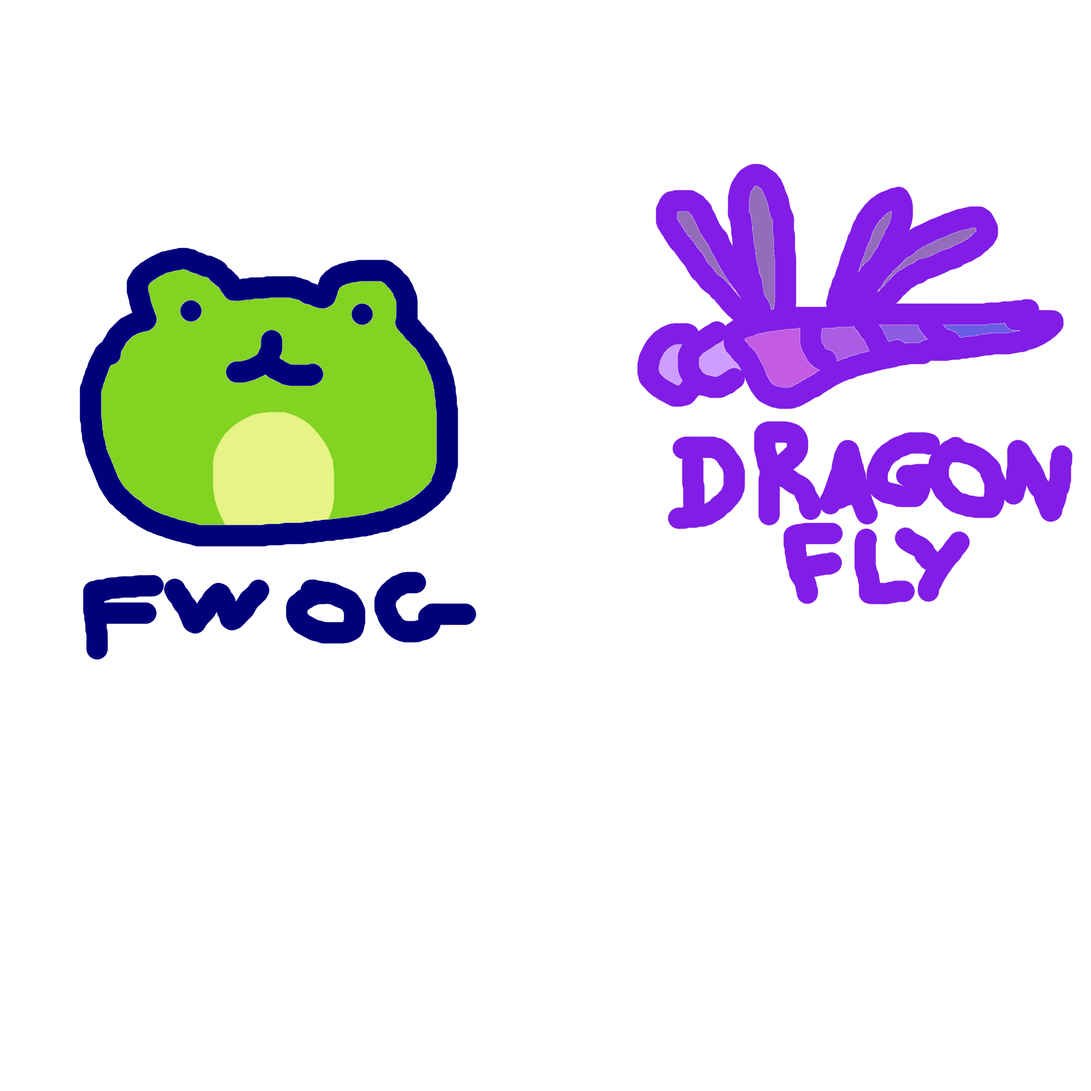
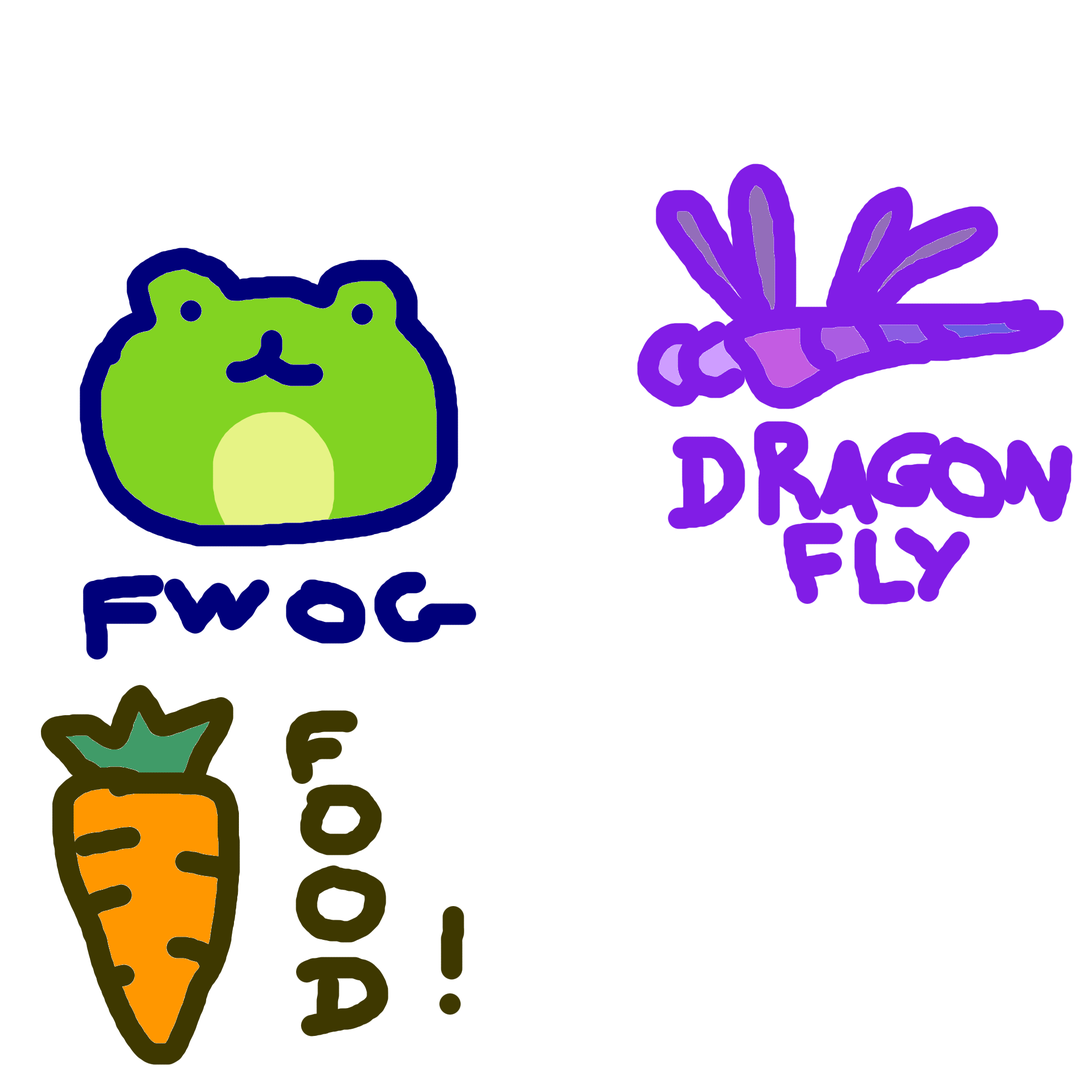
Comparing the layer stacks of the two 1091 × 1091 images. Changes:
painted on "Paint Layer 1" over [40, 684, 465, 1066]
